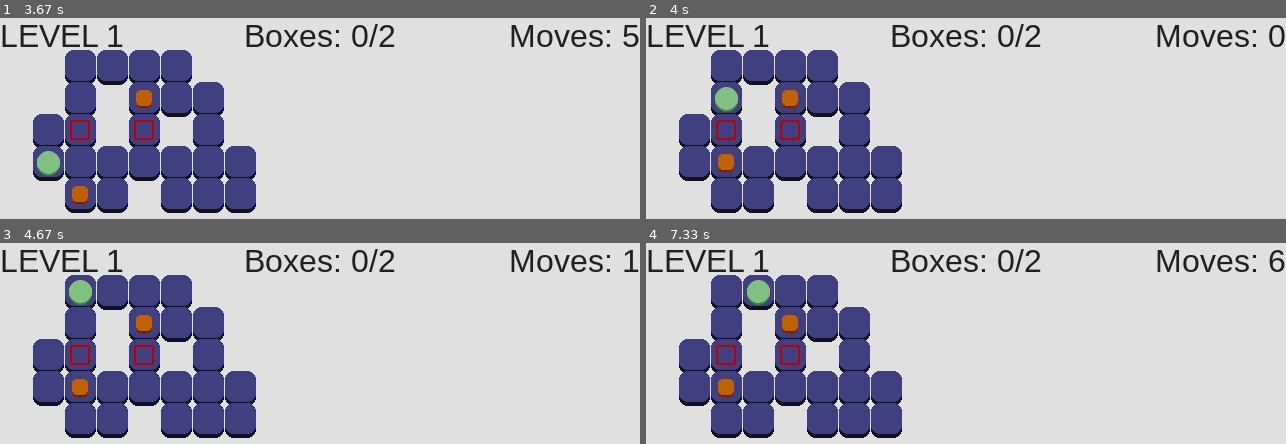
Above: before the commit, frames 1-4 (two rows, left to right).
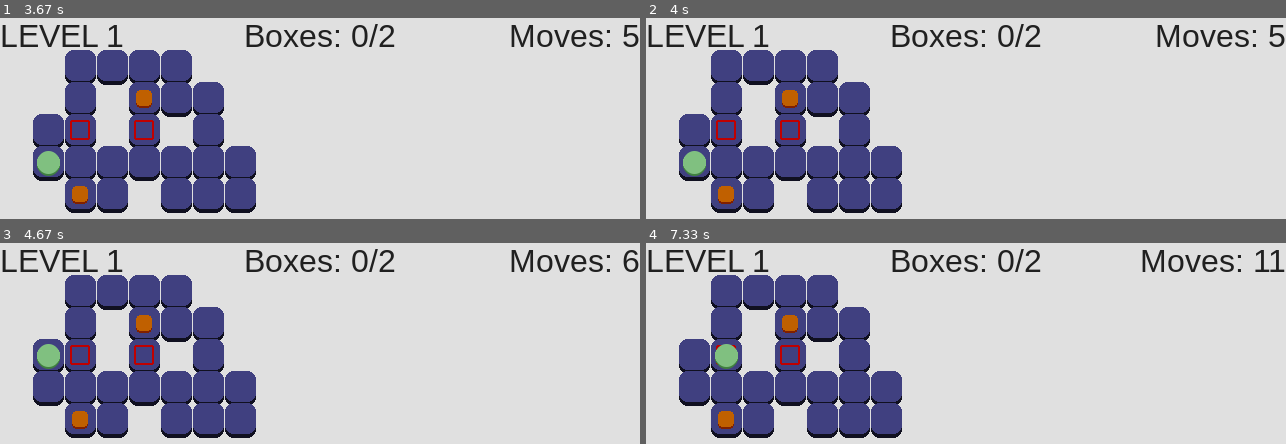
Above: after the commit, the same moments.

Repository: JasonNumberThirteen/pygameSokoban
Game: pygame game, started from sokoban.py
Same seed, same stepped clock (60 frames per second), same inputs: the game is played once before the commit and once after it.
Inputs:
- Up to frame 1 (3.67 s): hold A 0.33-0.87 s; hold S 0.9-1.37 s; hold A 1.4-1.8 s; hold D 2.23-2.87 s; hold S 2.9-3.27 s; hold A from 3.3 s (still down)
- Up to frame 2 (4 s): release A at 3.77 s; tap R at 3.8 s
- Up to frame 3 (4.67 s): hold W from 4.63 s (still down)
- Up to frame 4 (7.33 s): release W at 4.93 s; hold D 4.97-5.43 s; hold A 5.47-6 s; hold S 6.03-6.33 s; hold W 6.8-7.17 s; hold D from 7.2 s (still down)

Frame 1 is identical in both runs. In frame 2, 1.3% of the frame differs, in the area x 5-100%, y 3-93%; in frame 3, 1.3%; in frame 4, 2.3%, in the area x 10-100%, y 3-93%.

Commit message:
Add callbacks for player movement

Diff:
--- a/src/game_objects/player.py
+++ b/src/game_objects/player.py
@@ -10,36 +10,45 @@
 
 		self.gm = gm
 		self.moves = 0
+		self.input_callbacks = {PLAYER_UP_MOVEMENT_KEY: self.on_up_press, PLAYER_DOWN_MOVEMENT_KEY: self.on_down_press, PLAYER_LEFT_MOVEMENT_KEY: self.on_left_press, PLAYER_RIGHT_MOVEMENT_KEY: self.on_right_press}
 
 	def detect_input(self, event, level, ui):
 		if event.type == pygame.KEYDOWN:
-			if self.can_move_up(event, level):
-				self.y -= 1
+			for k, v in self.input_callbacks.items():
+				if self.pressed_key(event, k):
+					v(level, ui)
 
-				self.move_box(level, 0, -1)
-				self.gm.on_player_move(self)
-				ui.on_player_move()
-			elif self.can_move_down(event, level):
-				self.y += 1
+	def on_up_press(self, level, ui):
+		if self.can_move_to(level, 0, -1):
+			self.y -= 1
 
-				self.move_box(level, 0, 1)
-				self.gm.on_player_move(self)
-				ui.on_player_move()
-			elif self.can_move_left(event, level):
-				self.x -= 1
+			self.move_box(level, 0, -1)
+			self.gm.on_player_move(self)
+			ui.on_player_move()
 
-				self.move_box(level, -1, 0)
-				self.gm.on_player_move(self)
-				ui.on_player_move()
-			elif self.can_move_right(event, level):
-				self.x += 1
+	def on_down_press(self, level, ui):
+		if self.can_move_to(level, 0, 1):
+			self.y += 1
 
-				self.move_box(level, 1, 0)
-				self.gm.on_player_move(self)
-				ui.on_player_move()
-			elif self.can_reset_level(event):
-				self.gm.restart_level()
-				ui.on_level_start()
+			self.move_box(level, 0, 1)
+			self.gm.on_player_move(self)
+			ui.on_player_move()
+
+	def on_left_press(self, level, ui):
+		if self.can_move_to(level, -1, 0):
+			self.x -= 1
+
+			self.move_box(level, -1, 0)
+			self.gm.on_player_move(self)
+			ui.on_player_move()
+
+	def on_right_press(self, level, ui):
+		if self.can_move_to(level, 1, 0):
+			self.x += 1
+
+			self.move_box(level, 1, 0)
+			self.gm.on_player_move(self)
+			ui.on_player_move()
 
 	def can_move_up(self, event, level):
 		return self.pressed_key(event, PLAYER_UP_MOVEMENT_KEY) and self.can_move_to(level, 0, -1)
